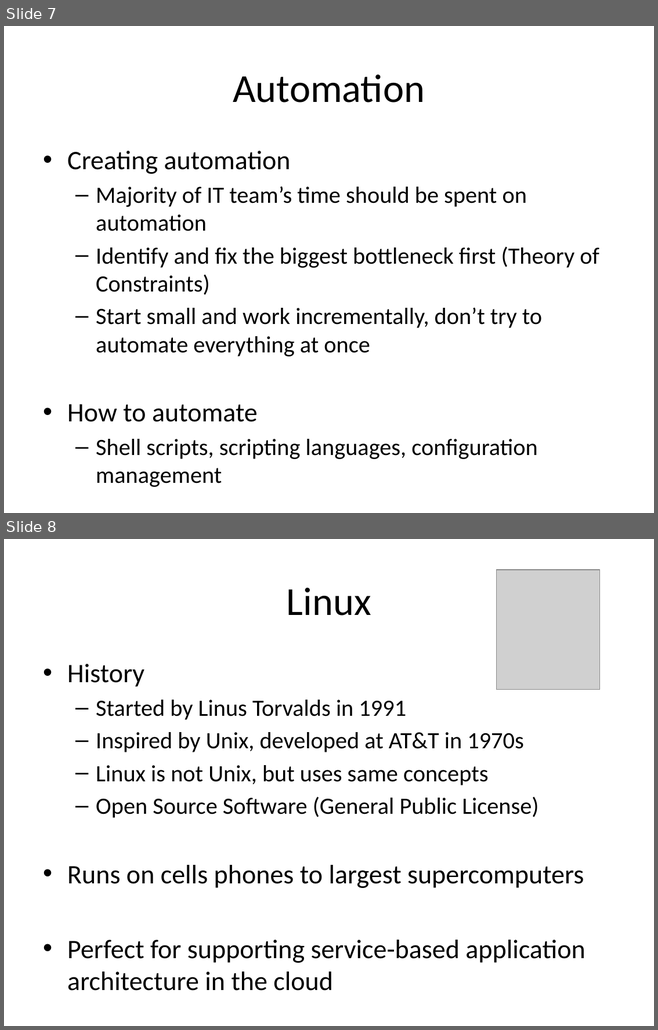
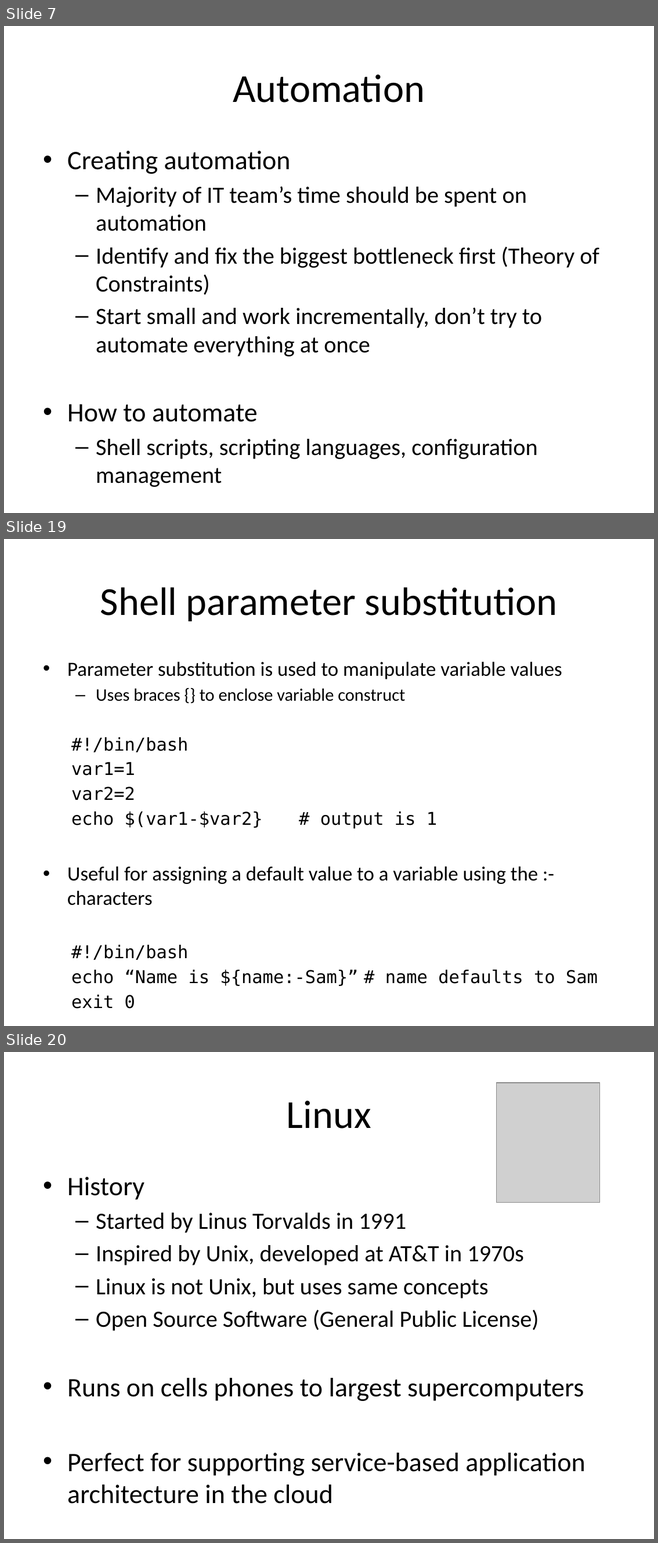
Before and after one commit to jasondbaker/infrastructure-class, a slide deck: lectures/infrastructure-week-2.pptx. Shown one above the other, each under a label of ours: slides 7 and 8 before the commit, slides 7, 19 and 20 after it; the slides between them are not shown. The pictures are 658x1030 and 658x1543 pixels, drawn with LibreOffice and Linux fonts; fonts in the diff are those of the drawing; grey boxes stand for pictures. Boxes give left, top, right and bottom in pixels: in the first picture for what was removed or moved away, otherwise in the second. Text is boxed around its words. In the diff, an @@ line names an element or a change of style, - is before the commit and + after.

Commit message:
add study guide and shell scripting

```diff
--- a/lectures/infrastructure-week-2.pptx
+++ b/lectures/infrastructure-week-2.pptx
@@ slide 19 added at [4, 539, 654, 1026], background #FFFFFF @@
@@ title added at [100, 587, 557, 621], 44 pt, text #000000 @@
+Shell parameter substitution
@@ text added at [67, 661, 597, 984], 19.6 pt, text #000000 @@
+• Parameter substitution is used to manipulate variable values
+  – Uses braces {} to enclose variable construct
+  #!/bin/bash
+  var1=1
+  var2=2
+  echo $(var1-$var2} # output is 1
+• Useful for assigning a default value to a variable using the :- characters
+  #!/bin/bash
+  echo “Name is ${name:-Sam}” # name defaults to Sam
+  exit 0
@@ what was slide 8 is now slide 20 @@
```
Also in this commit, not shown: 11 other slides added, 4 other files.
